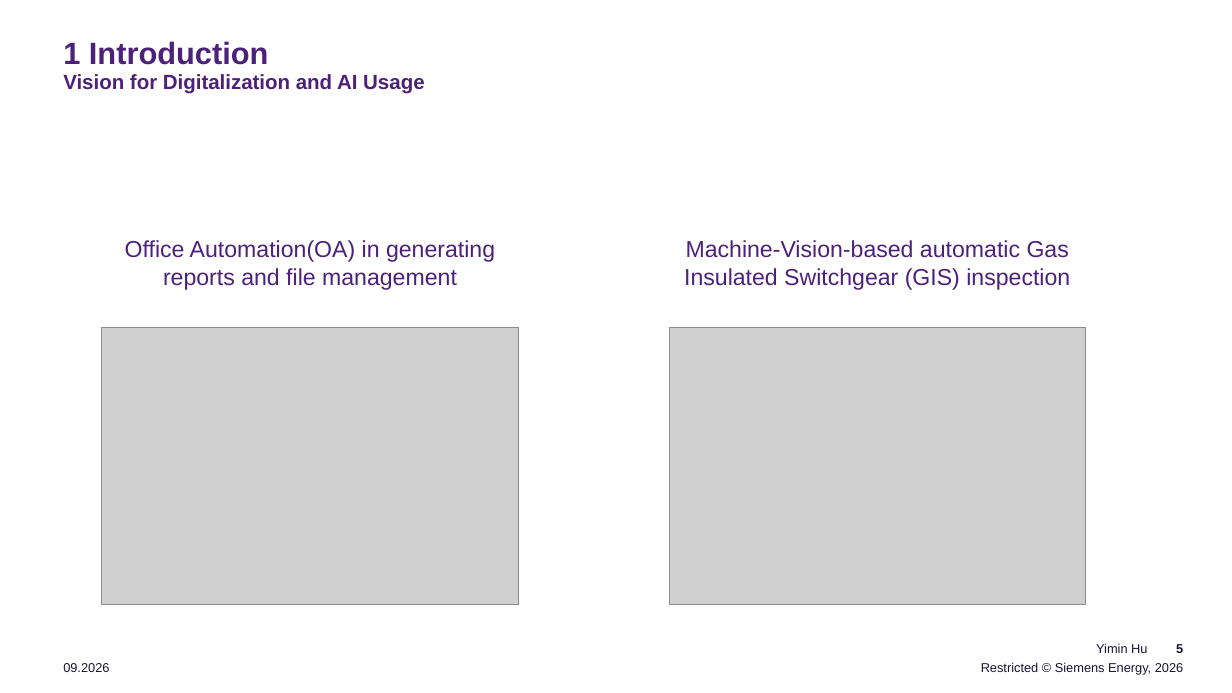
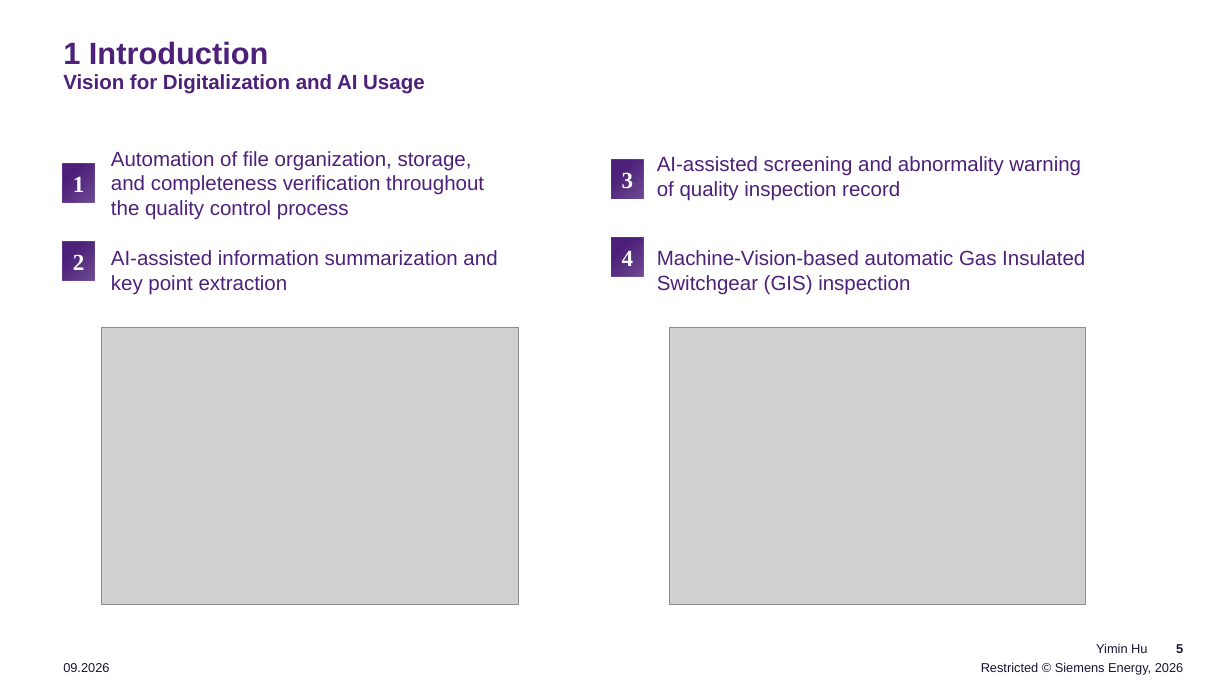
Before and after one commit to YiminHu26/fcr_ai_glasses, a slide deck: slide 5 of resources/presentation/AI Driven Quality Control.pptx. Drawn at 1232x693 pixels with LibreOffice and Linux fonts; fonts in the diff are those of the drawing; grey boxes stand for pictures. Boxes give left, top, right and bottom in pixels: in the first picture for what was removed or moved away, otherwise in the second. Text is boxed around its words. In the diff, an @@ line names an element or a change of style, - is before the commit and + after.

```diff
--- a/resources/presentation/AI Driven Quality Control.pptx
+++ b/resources/presentation/AI Driven Quality Control.pptx
@@ rectangle added at (62,164,94,202), fill gradient #4D217A, 18 pt, text #FFFFFF, bold @@
+1
@@ text added at (111,151,484,220), 16 pt, text #4D217A @@
+Automation of file organization, storage, and completeness verification throughout the quality control process
@@ rectangle added at (611,160,643,199), fill gradient #4D217A, 18 pt, text #FFFFFF, bold @@
+3
@@ text added at (657,156,1081,201), 16 pt, text #4D217A @@
+AI-assisted screening and abnormality warning of quality inspection record
@@ rectangle added at (611,238,643,276), fill gradient #4D217A, 18 pt, text #FFFFFF, bold @@
+4
@@ rectangle added at (62,242,94,281), fill gradient #4D217A, 18 pt, text #FFFFFF, bold @@
+2
@@ text added at (111,250,497,295), 16 pt, text #4D217A @@
+AI-assisted information summarization and key point extraction
@@ text removed at (125,240,495,290) @@
-Office Automation(OA) in generating reports and file management
@@ text "Machine-Vision-based automatic Gas Insulated Switchgear ...": place and size @@
-text "Machine-Vision-based automatic Gas Insulated Switchgear ..." at (684,240,1070,290)
+text "Machine-Vision-based automatic Gas Insulated Switchgear ..." at (657,250,1085,295)
@@ text "Machine-Vision-based automatic Gas Insulated Switchgear ..." at (657,250,1085,295): size 18 to 16 pt; alignment centre to left @@
```
Also in this commit, not shown: 2 other slides changed, 6 slides added, 4 slides removed, 2 other files.
